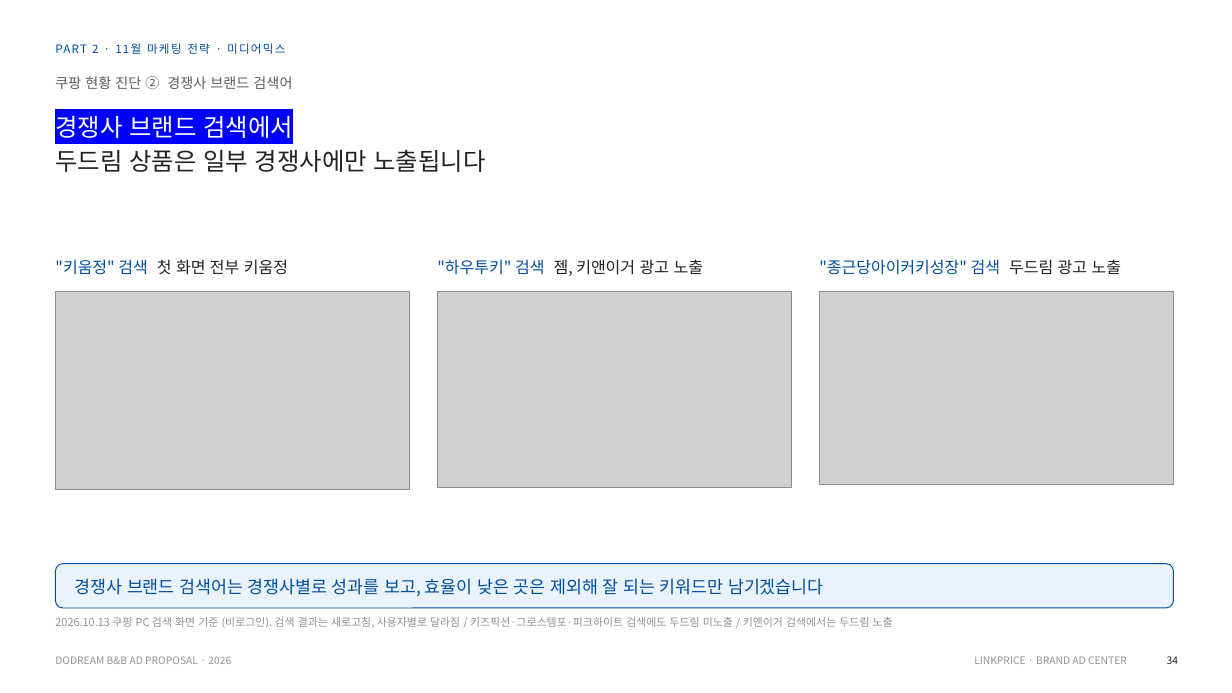
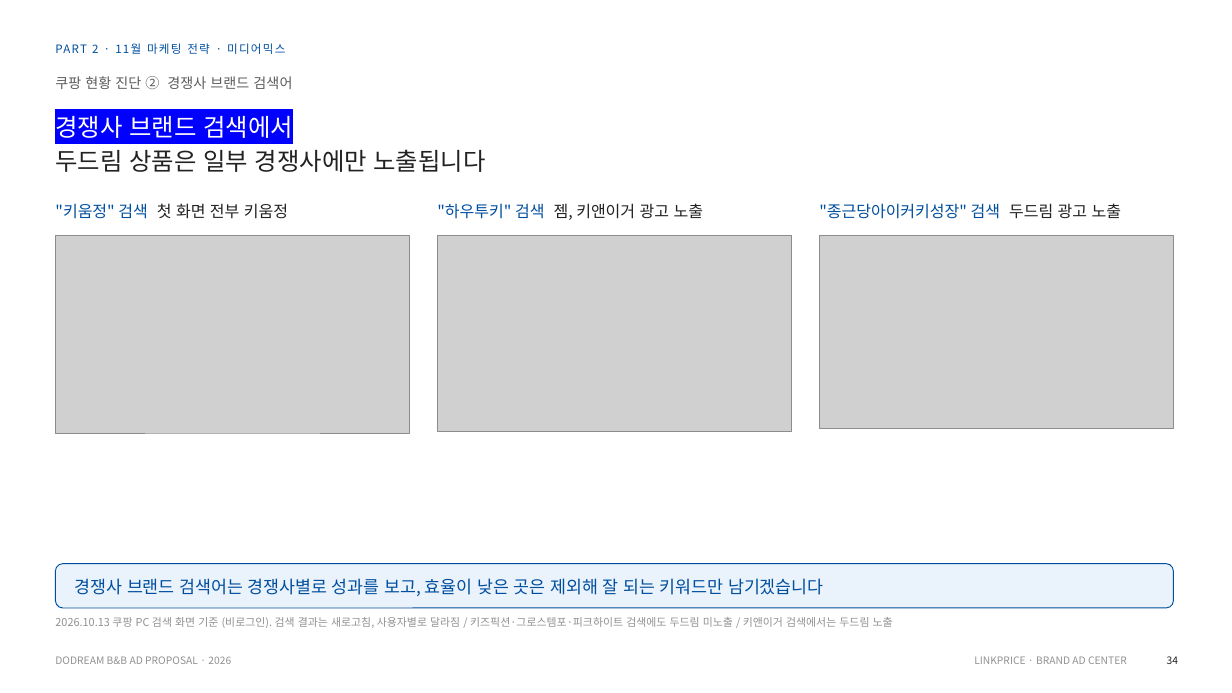
Before and after one commit to sonnet24/mypage, a slide deck: slide 1 of 쿠팡_경쟁사브랜드검색_1장.pptx. Drawn at 1232x693 pixels with LibreOffice and Linux fonts; fonts in the diff are those of the drawing; grey boxes stand for pictures. Boxes give left, top, right and bottom in pixels: in the first picture for what was removed or moved away, otherwise in the second. Text is boxed around its words. In the diff, an @@ line names an element or a change of style, - is before the commit and + after.

```diff
--- a/쿠팡_경쟁사브랜드검색_1장.pptx
+++ b/쿠팡_경쟁사브랜드검색_1장.pptx
@@ 3 pictures, 3 texts: place and size @@
-3 pictures, 3 texts at box(55, 259, 1174, 490)
+3 pictures, 3 texts at box(55, 203, 1174, 433)
```
Also in this commit, not shown: 1 other file.
